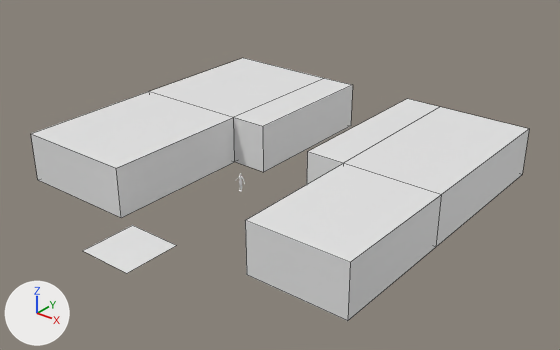
Before and after pictures for a commit that changed the Blender file scalingscene_2.blend.
Rendered twice from a 50 mm camera at (48.7, -51.4, 36.8) aimed at (3.8, 4.6, 2.1). Arrows for +X, +Y and +Z are at lower left; the lights stay in place. Mesh edges are drawn as thin lines on the coarser meshes. The same objects are shown in both versions, whatever each file hides.

The older version as bpy lines, for what is in view:
```python
me_cube_040 = bpy.data.meshes.new('Cube.040')
me_cube_040.from_pydata(...)  # 16 vertices, 14 faces; spans x -9.5..8.2, y -18.9..14.8, z -2.7..2.7
me_cube_042 = bpy.data.meshes.new('Cube.042')
me_cube_042.from_pydata(...)  # 100 vertices, 75 faces; spans x -9.5..9.5, y -0.7..0.5, z -1.0..1.0
me_cube_042.materials.append(None)
me_cube_095 = bpy.data.meshes.new('Cube.095')
me_cube_095.from_pydata(...)  # 16 vertices, 14 faces; spans x -7.1..7.6, y -18.0..15.7, z -2.7..2.7
me_plane_009 = bpy.data.meshes.new('Plane.009')
me_plane_009.from_pydata([(-25.0, -3.0, 0.0), (25.0, -3.0, 0.0), (-25.0, 3.0, 0.0), (25.0, 3.0, 0.0)], [], [(0, 1, 3, 2)])
ob_building_club = bpy.data.objects.new('building_club', me_cube_040)
ob_building_club.location = (-8.92, 9.68, 2.69)
ob_building_other = bpy.data.objects.new('building_other', me_cube_095)
ob_building_other.location = (14.07, 8.8, 2.69)
ob_road = bpy.data.objects.new('Road', me_plane_009)
ob_road.location = (0.0, -12.47, 0.0)
ob_road.scale = (0.12, 1.0, 1.0)
ob_sidewalk_l = bpy.data.objects.new('Sidewalk_l', me_cube_042)
ob_sidewalk_l.location = (-4.016, 0.0197, 0.0832)
ob_sidewalk_l.rotation_euler = (0.0, 0.0, 3.142)  # degrees (0, 0, 180)
ob_sidewalk_l.scale = (0.526, 1.0, -0.0814)
ob_sidewalk_l.hide_set(True)
```
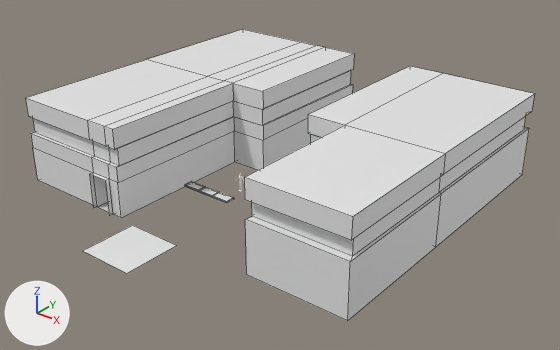
Edits to the scene script, one JSON object a line:
```json
{"block": "me_cube_095", "where": "# used by ob_building_other; location = (14.07, 8.8, 2.69)"}
{"op": "remove", "block": "me_cube_095", "code": "me_cube_095.from_pydata(...)  # 16 vertices, 14 faces; spans x -7.1..7.6, y -18.0..15.7, z -2.7..2.7"}
{"op": "add", "block": "me_cube_095", "code": "me_cube_095.from_pydata(...)  # 48 vertices, 46 faces; spans x -7.1..7.6, y -18.0..15.7, z -2.7..6.6"}
{"block": "me_cube_095", "change": "me_cube_095 part 1"}
{"block": "me_cube_095", "change": "11 faces are deleted"}
{"block": "me_cube_095", "change": "6 vertices in x -7.1..7.6, y -18.0..15.7, z 2.7 move by (0.0, 0.0, 3.9)"}
{"block": "me_cube_095", "change": "2 vertices move from x -2.9..7.6, y -3.7..15.7, z 2.7 to x -2.9..7.6, y -3.7..15.7, z 2.8"}
{"block": "me_cube_095", "change": "20 vertices are added at x -6.9..7.6, y -17.3..15.7, z 2.8..6.6"}
{"block": "me_cube_095", "change": "6 new vertices lie (0.0, 0.0, -2.0) away from vertices in x -7.1..7.6, y -18.0..15.7, z 2.7"}
{"block": "me_cube_095", "change": "6 new vertices lie (0.0, 0.0, 5.5) away from vertices in x -7.1..7.6, y -18.0..15.7, z -2.7"}
{"block": "me_cube_095", "change": "43 new faces join them"}
{"block": "me_cube_040", "where": "# used by ob_building_club; location = (-8.92, 9.68, 2.69)"}
{"op": "remove", "block": "me_cube_040", "code": "me_cube_040.from_pydata(...)  # 16 vertices, 14 faces; spans x -9.5..8.2, y -18.9..14.8, z -2.7..2.7"}
{"op": "add", "block": "me_cube_040", "code": "me_cube_040.from_pydata(...)  # 96 vertices, 92 faces; spans x -9.5..8.2, y -19.3..14.8, z -2.7..6.6"}
{"block": "me_cube_040", "change": "me_cube_040 part 2"}
{"block": "me_cube_040", "change": "5 vertices are removed from x -9.5..4.0, y -18.9..14.8, z 2.7"}
{"block": "me_cube_040", "change": "13 faces are deleted"}
{"block": "me_cube_040", "change": "3 vertices in x 4.0..8.2, y -2.2..14.8, z 2.7 move by (0.0, 0.0, 3.9)"}
{"block": "me_cube_040", "change": "30 vertices are added at x -9.5..8.0, y -19.3..14.8, z -2.7..6.6"}
{"block": "me_cube_040", "change": "8 new vertices lie (0.0, 0.0, 3.8) away from vertices in x -9.5..8.2, y -18.9..14.8, z -2.7"}
{"block": "me_cube_040", "change": "8 new vertices lie (0.0, 0.0, 1.7) away from vertices in x -9.5..8.2, y -18.9..14.8, z 1.1"}
{"block": "me_cube_040", "change": "8 new vertices lie (-1.2, 0.0, 0.0) away from vertices in x 4.0, y -18.9..14.8, z -2.7..2.8"}
{"block": "me_cube_040", "change": "8 new vertices lie (-2.5, 0.0, 0.0) away from vertices in x 2.8, y -18.9..14.8, z -2.7..6.6"}
{"block": "me_cube_040", "change": "6 new vertices lie (0.0, 0.0, -2.0) away from vertices in x 0.3..8.2, y -18.9..14.8, z 2.7..6.6"}
{"block": "me_cube_040", "change": "5 new vertices lie (0.0, 0.0, -2.0) away from vertices in x -9.5..4.0, y -2.2..14.8, z 6.6"}
{"block": "me_cube_040", "change": "12 new vertices lie (0.0, 0.0, 1.8) away from vertices in x -9.3..8.0, y -18.5..14.5, z 2.8"}
{"block": "me_cube_040", "change": "91 new faces join them"}
{"op": "add", "block": "ob_sidewalk_l_001", "code": ["ob_sidewalk_l_001 = bpy.data.objects.new('Sidewalk_l.001', me_cube_042.copy())  # the mesh of ob_sidewalk_l", "ob_sidewalk_l_001.location = (-4.02, 0.02, 0.08)", "ob_sidewalk_l_001.rotation_euler = (0.0, 0.0, 3.142)  # degrees (0, 0, 180)", "ob_sidewalk_l_001.scale = (0.526, 1.0, -0.0814)"]}
```

Changed parts and their boxes [x1, y1, x2, y2] in the pictures (560 x 350 px):
```json
{"object": "building_other", "change": "reshaped", "before": [245, 99, 529, 321], "after": [244, 66, 534, 321], "on screen": "15% taller"}
{"object": "building_club", "change": "reshaped", "before": [31, 58, 353, 218], "after": [26, 29, 354, 218], "on screen": "18% taller"}
{"object": "Sidewalk_l.001", "change": "added", "after": [185, 181, 234, 203]}
```
